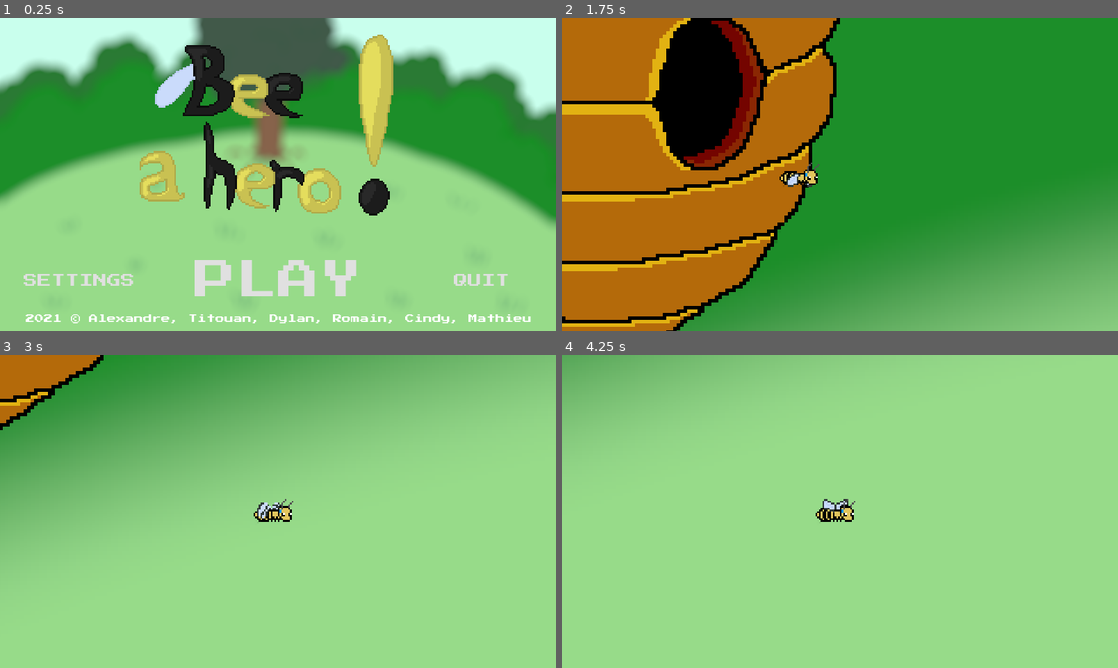
Above: before the commit, frames 1-4 (two rows, left to right).
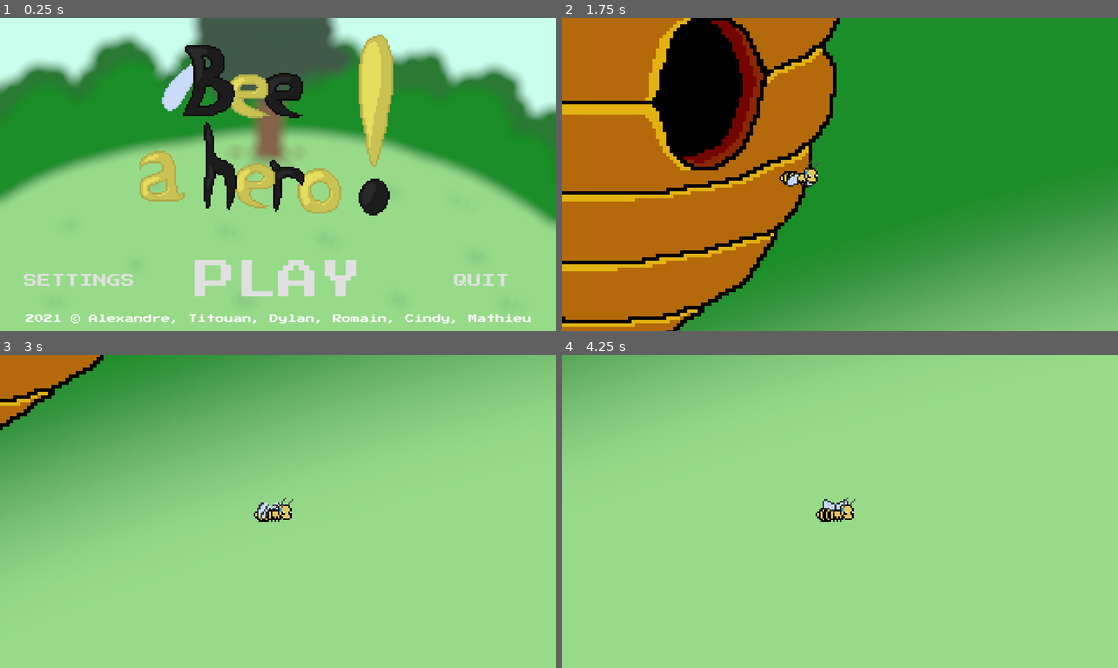
Above: after the commit, the same moments.

Repository: djalexkidd/bee-a-hero
Game: Godot game, scene res://scenes/MainMenu.tscn
Same seed, same stepped clock (60 frames per second), same inputs: the game is played once before the commit and once after it.
Inputs:
- Up to frame 1 (0.25 s): no input
- Up to frame 2 (1.75 s): click "PLAY" at 0.5 s; tap Enter (fire) at 1.25, 1.35 s; hold Right (right) from 1.28 s (still down)
- Up to frame 3 (3 s): release Right (right) at 2.03 s; hold Down (down) 2.03-2.78 s; tap Enter (fire) at 2.1, 2.85 s; hold Right (right) from 2.78 s (still down)
- Up to frame 4 (4.25 s): release Right (right) at 3.53 s; hold Up (ui_up) from 3.53 s (still down); tap Enter (fire) at 3.6 s

The runs differ from the first frame. In frame 1, 0.3% of the frame differs, in the area x 27-36%, y 14-30%; in frame 2, less than 0.1%; in frame 3, less than 0.1%; in frame 4, less than 0.1%.

Commit message:
Herbe et plus de gun

Diff:
--- a/project.godot
+++ b/project.godot
@@ -15,10 +15,6 @@
 boot_splash/image="res://assets/splash.png"
 boot_splash/use_filter=false
 config/icon="res://icon.png"
-
-[autoload]
-
-Global="*res://scripts/Global.gd"
 
 [display]
 
--- a/scenes/Bee.tscn
+++ b/scenes/Bee.tscn
@@ -7,7 +7,6 @@
 [ext_resource path="res://assets/player/Bee Final éffrayé wings mid bop png1.png" type="Texture" id=5]
 [ext_resource path="res://assets/player/Bee Final éffrayé wings down bop png1.png" type="Texture" id=6]
 [ext_resource path="res://assets/player/Bee Final éffrayé wings up bop png1.png" type="Texture" id=7]
-[ext_resource path="res://assets/weapons/ak47.png" type="Texture" id=8]
 [ext_resource path="res://assets/audio/death.mp3" type="AudioStream" id=9]
 
 [sub_resource type="SpriteFrames" id=1]
@@ -26,15 +25,9 @@
 collision_mask = 2
 script = ExtResource( 2 )
 
-[node name="Gun" type="Sprite" parent="."]
-visible = false
-position = Vector2( 25, 8 )
-scale = Vector2( 0.063, 0.063 )
-texture = ExtResource( 8 )
-
 [node name="AnimatedSprite" type="AnimatedSprite" parent="."]
 frames = SubResource( 1 )
-frame = 1
+frame = 5
 playing = true
 
 [node name="CollisionShape2D" type="CollisionShape2D" parent="."]
--- a/scenes/Bullet.tscn
+++ /dev/null
@@ -1,17 +0,0 @@
-[gd_scene load_steps=4 format=2]
-
-[ext_resource path="res://assets/audio/gun.wav" type="AudioStream" id=1]
-[ext_resource path="res://scripts/Bullet.gd" type="Script" id=2]
-
-[sub_resource type="CapsuleMesh" id=1]
-
-[node name="Bullet" type="KinematicBody2D"]
-position = Vector2( 1.5, 0 )
-scale = Vector2( 2.5, 1 )
-script = ExtResource( 2 )
-
-[node name="MeshInstance2D" type="MeshInstance2D" parent="."]
-mesh = SubResource( 1 )
-
-[node name="GunSound" type="AudioStreamPlayer" parent="."]
-stream = ExtResource( 1 )
--- a/scenes/Level1.tscn
+++ b/scenes/Level1.tscn
@@ -6,6 +6,8 @@
 [ext_resource path="res://scenes/Spider.tscn" type="PackedScene" id=4]
 [ext_resource path="res://assets/backgrounds/BK.png" type="Texture" id=12]
 [ext_resource path="res://scenes/PauseScreen.tscn" type="PackedScene" id=13]
+[ext_resource path="res://scenes/props/Mushroom_red.tscn" type="PackedScene" id=15]
+[ext_resource path="res://scenes/props/Mushroom_blue.tscn" type="PackedScene" id=16]
 [ext_resource path="res://scripts/Level1.gd" type="Script" id=17]
 
 [sub_resource type="RectangleShape2D" id=1]
@@ -22,6 +24,12 @@
 position = Vector2( 1772, 144 )
 scale = Vector2( 2.17385, 2.16476 )
 texture = ExtResource( 12 )
+
+[node name="Mushroom_blue" parent="." instance=ExtResource( 16 )]
+position = Vector2( 234, 482 )
+
+[node name="Mushroom_red" parent="." instance=ExtResource( 15 )]
+position = Vector2( 145, 478 )
 
 [node name="TextureRect" type="TextureRect" parent="."]
 margin_top = -1376.0
--- a/scenes/MainMenu.tscn
+++ b/scenes/MainMenu.tscn
@@ -176,7 +176,6 @@
 position = Vector2( 613, 211 )
 scale = Vector2( 4, 4 )
 frames = SubResource( 11 )
-frame = 1
 playing = true
 
 [node name="AnimationPlayer" type="AnimationPlayer" parent="AnimatedSprite"]
@@ -316,20 +315,6 @@
 "_edit_use_anchors_": false
 }
 
-[node name="KitchenGunButton" type="Button" parent="OptionsMenu"]
-margin_left = -328.0
-margin_top = 224.0
-margin_right = -52.0
-margin_bottom = 268.0
-custom_colors/font_color_pressed = Color( 0.431373, 1, 0, 1 )
-custom_fonts/font = SubResource( 10 )
-toggle_mode = true
-text = "KITCHEN GUN"
-flat = true
-__meta__ = {
-"_edit_use_anchors_": false
-}
-
 [node name="VolumeSlider" type="HSlider" parent="OptionsMenu"]
 margin_left = -328.0
 margin_top = 400.0
@@ -376,7 +361,6 @@
 [connection signal="pressed" from="QuitButton" to="." method="_on_QuitButton_pressed"]
 [connection signal="pressed" from="OptionsMenu/FullScreenButton" to="." method="_on_FullScreenButton_pressed"]
 [connection signal="pressed" from="OptionsMenu/FullScreenIcon" to="." method="_on_FullScreenButton_pressed"]
-[connection signal="toggled" from="OptionsMenu/KitchenGunButton" to="." method="_on_KitchenGunButton_toggled"]
 [connection signal="value_changed" from="OptionsMenu/VolumeSlider" to="OptionsMenu/VolumeSlider" method="_on_VolumeSlider_value_changed"]
 [connection signal="pressed" from="OptionsMenu/CloseMenuButton" to="." method="_on_CloseMenuButton_pressed"]
 [connection signal="animation_finished" from="OptionsMenu/AnimationPlayer" to="." method="_on_AnimationPlayer_animation_finished"]
--- /dev/null
+++ b/scenes/props/HerbeCourte.tscn
@@ -0,0 +1,6 @@
+[gd_scene load_steps=2 format=2]
+
+[ext_resource path="res://assets/props/herbeCourbe.png" type="Texture" id=1]
+
+[node name="HerbeCourte" type="Sprite"]
+texture = ExtResource( 1 )
--- /dev/null
+++ b/scenes/props/brinDroitIndividuel.tscn
@@ -0,0 +1,6 @@
+[gd_scene load_steps=2 format=2]
+
+[ext_resource path="res://assets/props/brinDroitIndividuel.png" type="Texture" id=1]
+
+[node name="brinDroitIndividuel" type="Sprite"]
+texture = ExtResource( 1 )
--- /dev/null
+++ b/scenes/props/brinHerbe.tscn
@@ -0,0 +1,6 @@
+[gd_scene load_steps=2 format=2]
+
+[ext_resource path="res://assets/props/brinHerbe.png" type="Texture" id=1]
+
+[node name="brinHerbe" type="Sprite"]
+texture = ExtResource( 1 )
--- /dev/null
+++ b/scenes/props/brinHerbeCourte.tscn
@@ -0,0 +1,6 @@
+[gd_scene load_steps=2 format=2]
+
+[ext_resource path="res://assets/props/brinHerbeCourbeeCourte.png" type="Texture" id=1]
+
+[node name="brinHerbeCourte" type="Sprite"]
+texture = ExtResource( 1 )
--- /dev/null
+++ b/scenes/props/brinHerbeDroit.tscn
@@ -0,0 +1,6 @@
+[gd_scene load_steps=2 format=2]
+
+[ext_resource path="res://assets/props/brinHerbeDroit.png" type="Texture" id=1]
+
+[node name="brinHerbeDroit" type="Sprite"]
+texture = ExtResource( 1 )
--- /dev/null
+++ b/scenes/props/brinHerbesDroits.tscn
@@ -0,0 +1,6 @@
+[gd_scene load_steps=2 format=2]
+
+[ext_resource path="res://assets/props/brinHerbesDroits.png" type="Texture" id=1]
+
+[node name="brinHerbesDroits" type="Sprite"]
+texture = ExtResource( 1 )
--- /dev/null
+++ b/scenes/props/herbeDroite.tscn
@@ -0,0 +1,6 @@
+[gd_scene load_steps=2 format=2]
+
+[ext_resource path="res://assets/props/herbeDroite.png" type="Texture" id=1]
+
+[node name="herbeDroite" type="Sprite"]
+texture = ExtResource( 1 )
--- a/scripts/Bee.gd
+++ b/scripts/Bee.gd
@@ -3,10 +3,6 @@
 var velocity = Vector2(0,0)
 const SPEED = 100 #Vitesse du joueur
 const GRAVITY = 1 # Gravity
-
-func _ready():
-	if Global.kitchen_gun:
-		$Gun.show()
 
 func _physics_process(delta):
 	if Input.is_action_pressed("right"): #Touche droite
@@ -31,13 +27,9 @@
 	# Inverse le sprite si la touche gauche est pressée
 	if Input.is_action_just_pressed("left"):
 		$AnimatedSprite.flip_h = true
-		$Gun.flip_h = true
-		$Gun.position.x = -25
 	# Inverse pas le sprite si la touche droite est pressée
 	if Input.is_action_just_pressed("right"):
 		$AnimatedSprite.flip_h = false
-		$Gun.flip_h = false
-		$Gun.position.x = 25
 
 func ouch():
 	$Death.play()
--- a/scripts/Global.gd
+++ /dev/null
@@ -1,3 +0,0 @@
-extends Node
-
-onready var kitchen_gun
--- a/scripts/Level1.gd
+++ b/scripts/Level1.gd
@@ -1,12 +1,6 @@
 extends Node2D
 
-var bullet_ressource = preload("res://scenes/Bullet.tscn")
 var dezoom
-
-func _physics_process(delta):
-	if Input.is_action_just_pressed("fire") and Global.kitchen_gun: #Quand le clic gauche est appuyé
-		var bullet = bullet_ressource.instance() #Instance en tant que noeud
-		add_child(bullet) #L'ajoute dans la scène
 
 func _on_ChangeCamera_body_entered(body):
 	if !dezoom:
--- a/scripts/MainMenu.gd
+++ b/scripts/MainMenu.gd
@@ -27,11 +27,3 @@
 		OS.window_fullscreen = false
 	else:
 		OS.window_fullscreen = true
-
-func _on_KitchenGunButton_toggled(button_pressed):
-	if(button_pressed):
-		Global.kitchen_gun = true
-		$OptionsMenu/HeavyMachinegun.play()
-	else:
-		Global.kitchen_gun = false
-		$OptionsMenu/HeavyMachinegun.stop()
Binary file added: assets/props/brinDroitIndividuel.png
Not shown, added: assets/props/brinDroitIndividuel.png.import
Binary file added: assets/props/brinHerbe.png
Not shown, added: assets/props/brinHerbe.png.import
Binary file added: assets/props/brinHerbeCourbeeCourte.png
Not shown, added: assets/props/brinHerbeCourbeeCourte.png.import
Binary file added: assets/props/brinHerbeDroit.png
Not shown, added: assets/props/brinHerbeDroit.png.import
Binary file added: assets/props/brinHerbesDroits.png
Not shown, added: assets/props/brinHerbesDroits.png.import
Binary file added: assets/props/herbeCourbe.png
Not shown, added: assets/props/herbeCourbe.png.import
(and 6 more such lines)
